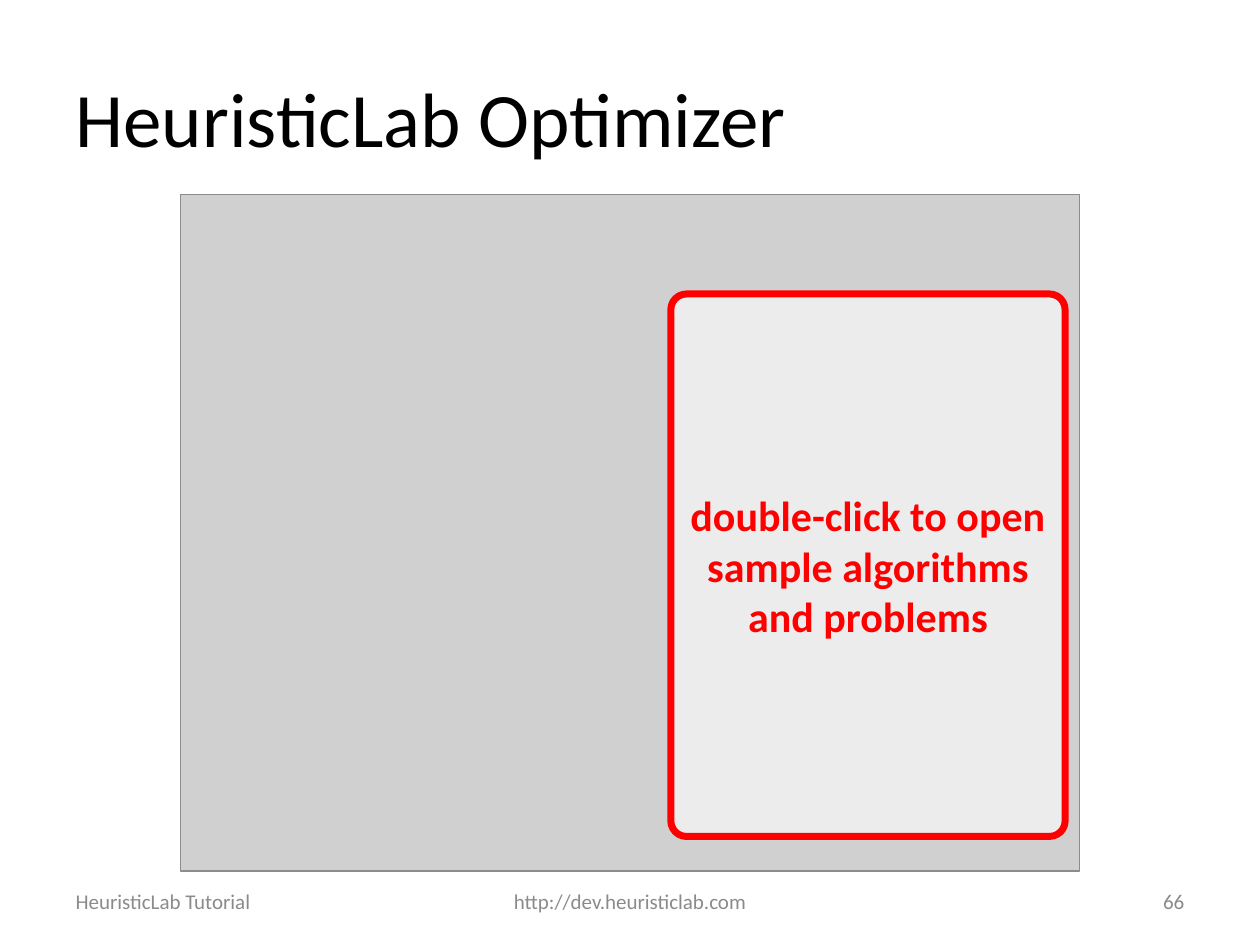
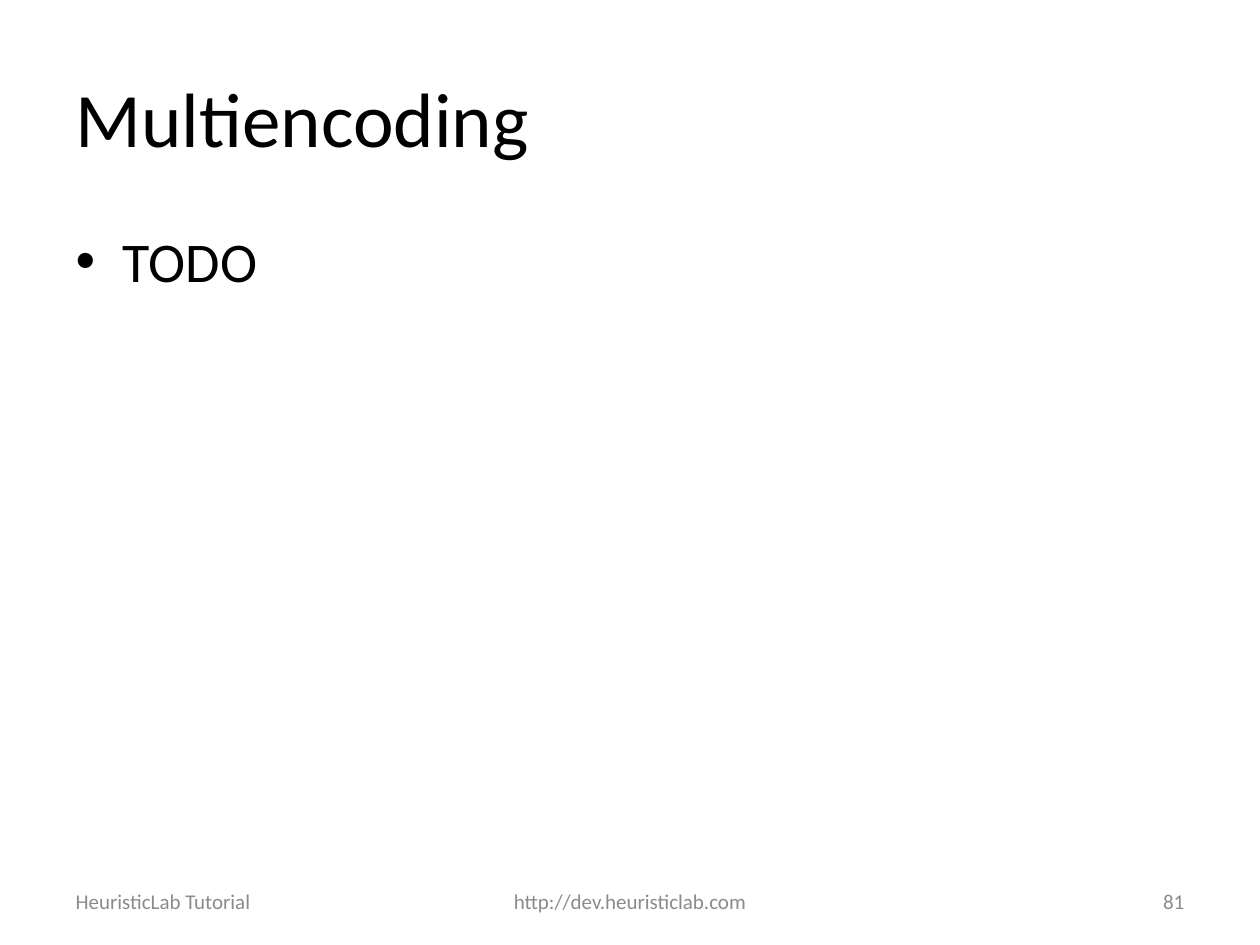
Before and after one commit to heal-research/HeuristicLab, a slide deck: slide 81 of documentation/Tutorials/Optimizing External Applications with HeuristicLab.pptx (slide 66 before the commit). Drawn at 1260x945 pixels with LibreOffice and Linux fonts; fonts in the diff are those of the drawing; grey boxes stand for pictures; background and template pictures are left out. Boxes give left, top, right and bottom in pixels: in the first picture for what was removed or moved away, otherwise in the second. Text is boxed around its words. In the diff, an @@ line names an element or a change of style, - is before the commit and + after.

Commit message:
added slides for programmable problem

```diff
--- a/documentation/Tutorials/Optimizing External Applications with HeuristicLab.pptx
+++ b/documentation/Tutorials/Optimizing External Applications with HeuristicLab.pptx
@@ title at (x1=76, y1=93, x2=529, y2=161): text changed @@
-HeuristicLab Optimizer
+Multiencoding
@@ picture removed at (x1=180, y1=195, x2=1080, y2=872) @@
@@ text added at (x1=123, y1=245, x2=257, y2=283), 32 pt, text #000000 @@
+• TODO
@@ rounded rectangle removed at (x1=670, y1=294, x2=1065, y2=837) @@
-double-click to open
-sample algorithms and problems
@@ page number at (x1=1163, y1=895, x2=1184, y2=909): text changed @@
-66
+81
```
Also in this commit, not shown: 1 other slide changed, 22 slides added.
